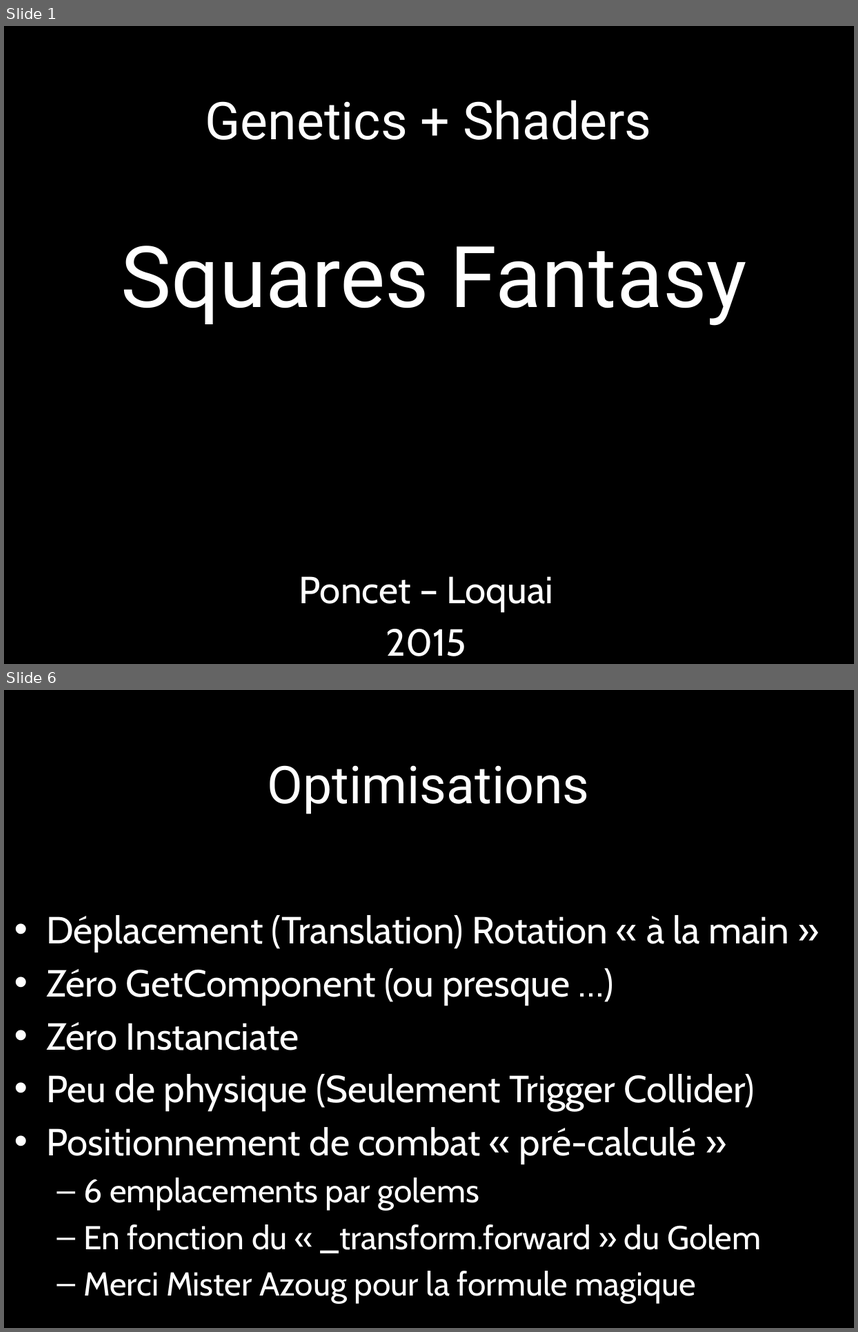
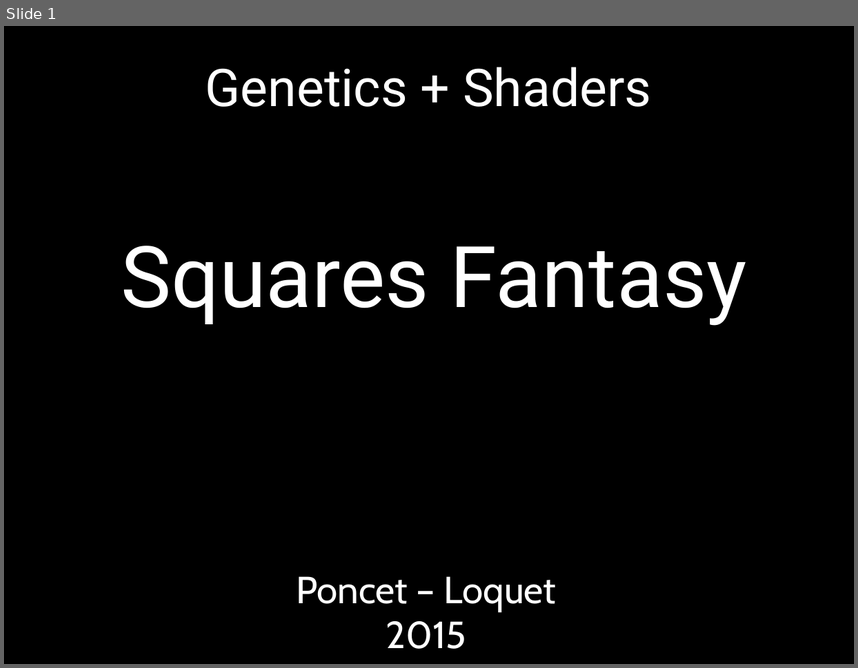
Before and after one commit to tecnop/OpenSticky, a slide deck: DOC/PPT/squared.pptx. Shown one above the other, each under a label of ours: slides 1 and 6 before the commit, slide 1 after it; the slides between them are not shown. The pictures are 858x1332 and 858x668 pixels, drawn with LibreOffice and Linux fonts; fonts in the diff are those of the drawing; background and template pictures are left out. Boxes give left, top, right and bottom in pixels: in the first picture for what was removed or moved away, otherwise in the second. Text is boxed around its words. In the diff, an @@ line names an element or a change of style, - is before the commit and + after.

```diff
--- a/DOC/PPT/squared.pptx
+++ b/DOC/PPT/squared.pptx
@@ slide 6 removed at (x1=4, y1=690, x2=854, y2=1328), background #000000 @@
@@ text removed at (x1=268, y1=765, x2=590, y2=814) @@
-Optimisations
@@ text removed at (x1=46, y1=915, x2=789, y2=1303) @@
-• Déplacement (Translation) Rotation « à la main »
-• Zéro GetComponent (ou presque …)
-• Zéro Instanciate
-• Peu de physique (Seulement Trigger Collider)
-• Positionnement de combat « pré-calculé »
-  – 6 emplacements par golems
-  – En fonction du « _transform.forward » du Golem
-  – Merci Mister Azoug pour la formule magique
@@ slide 1 changed as well @@
@@ title "Genetics + Shaders" at (x1=205, y1=67, x2=652, y2=107): vertical alignment middle to top @@
@@ subtitle at (x1=296, y1=576, x2=557, y2=611): text changed @@
-Poncet – Loquai
+Poncet – Loquet
```
Also in this commit, not shown: 9 slides added, 7 other slides removed, 4 other files.
